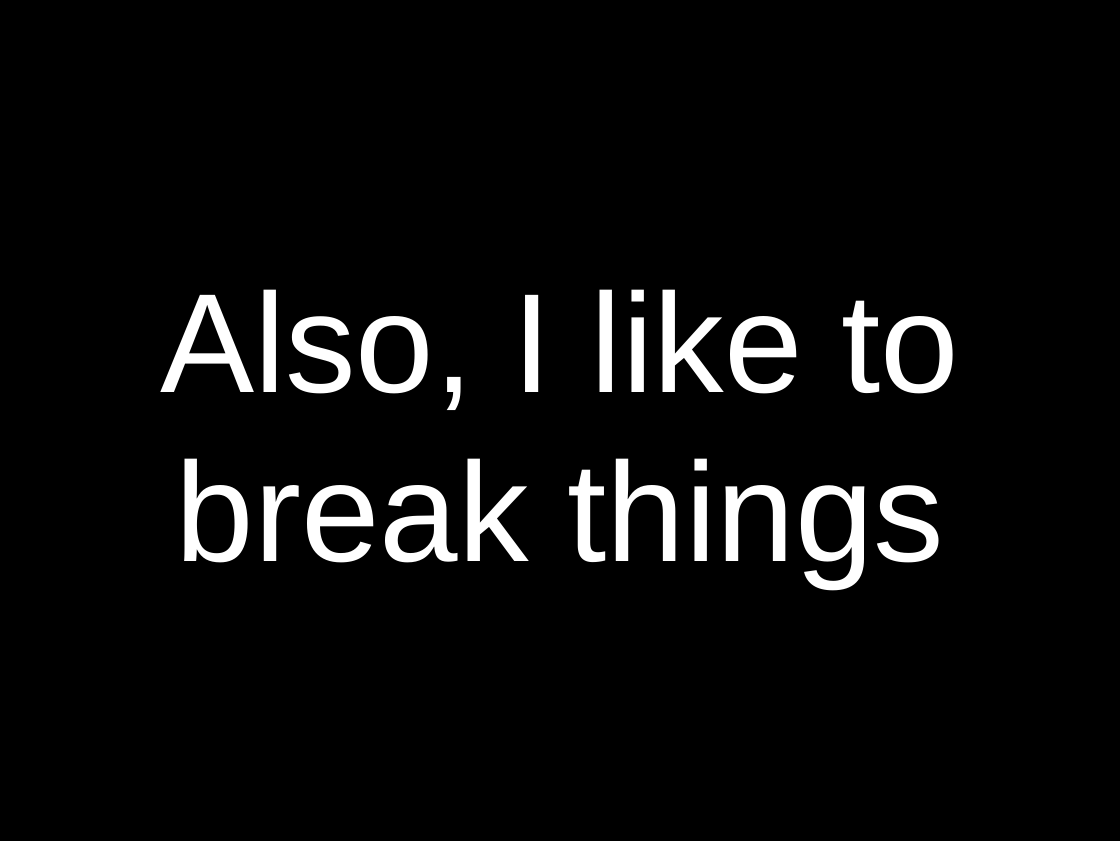
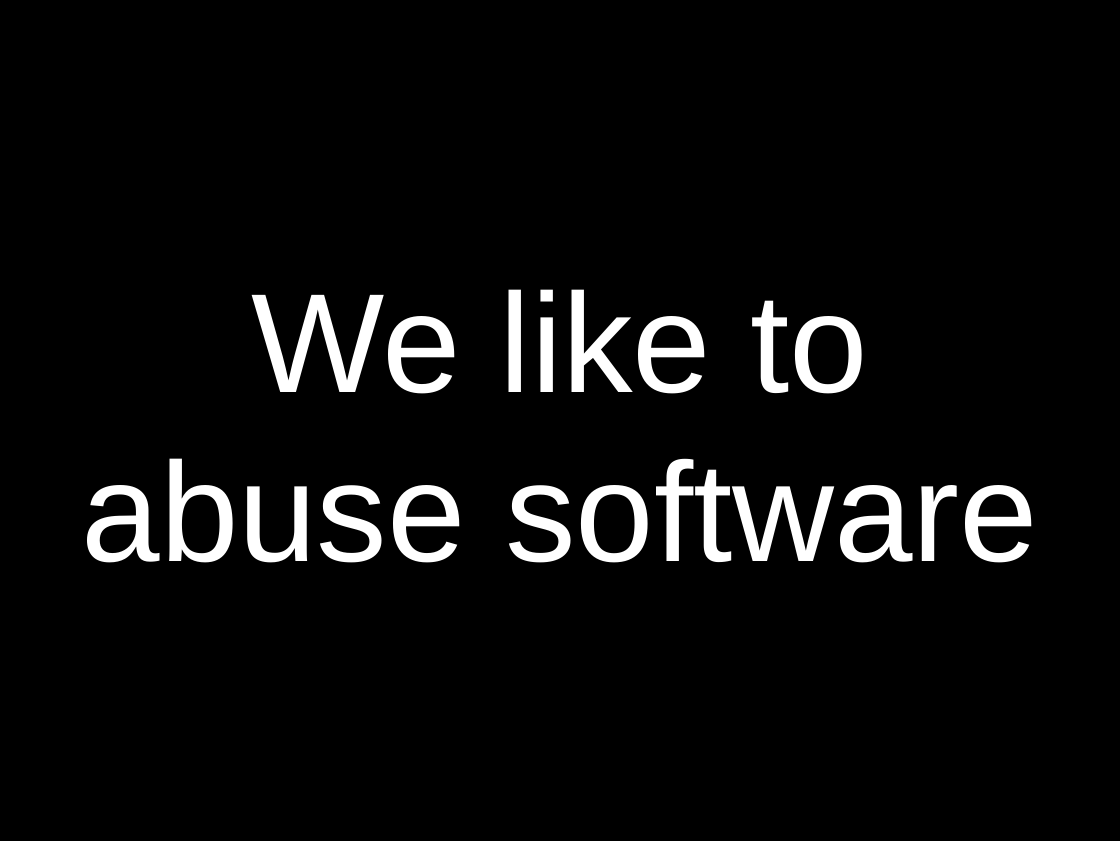
Before and after one commit to obra/talks, a slide deck: slide 48 of 2010/k9.odp (slide 5 before the commit). Drawn at 1120x841 pixels with LibreOffice and Linux fonts; fonts in the diff are those of the drawing. Boxes give left, top, right and bottom in pixels: in the first picture for what was removed or moved away, otherwise in the second. Text is boxed around its words. In the diff, an @@ line names an element or a change of style, - is before the commit and + after.

```diff
--- a/2010/k9.odp
+++ b/2010/k9.odp
@@ title at bbox=[82, 289, 1038, 563]: text changed @@
-Also, I like to break things
+We like to abuse software
```
Also in this commit, not shown: 11 other slides changed, 88 slides added, 2 slides removed, 1 other file.
